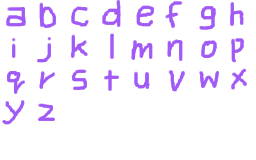
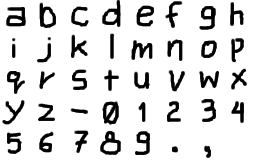
Layer changes from the first 256 × 160 image to the second:
painted on "Layer" over [2, 0, 247, 158]
